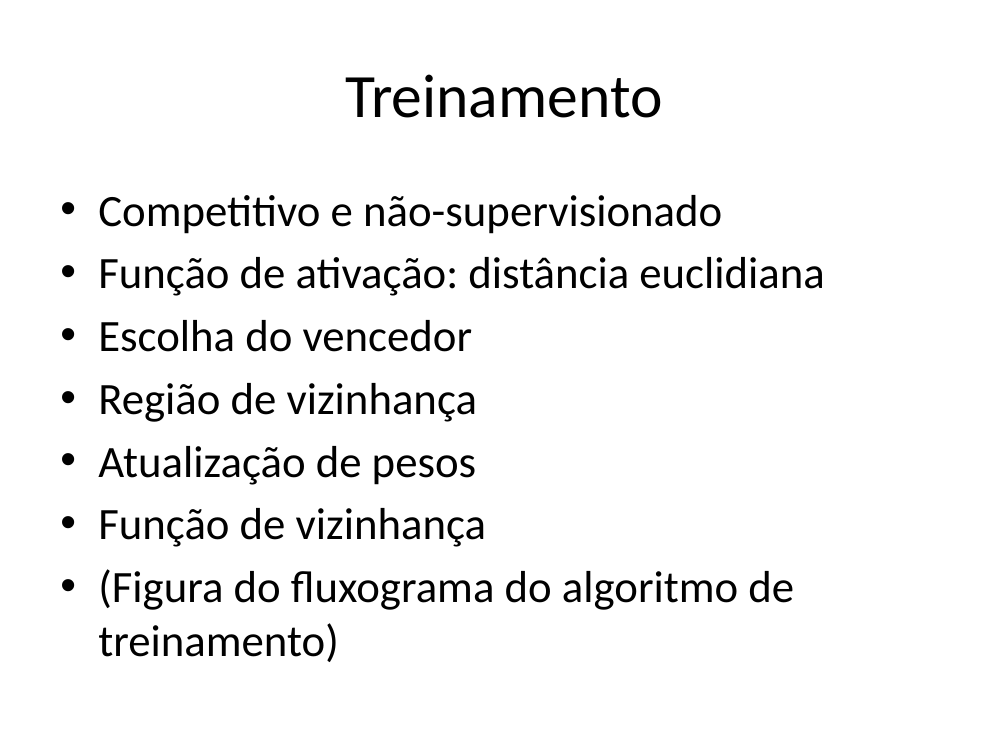
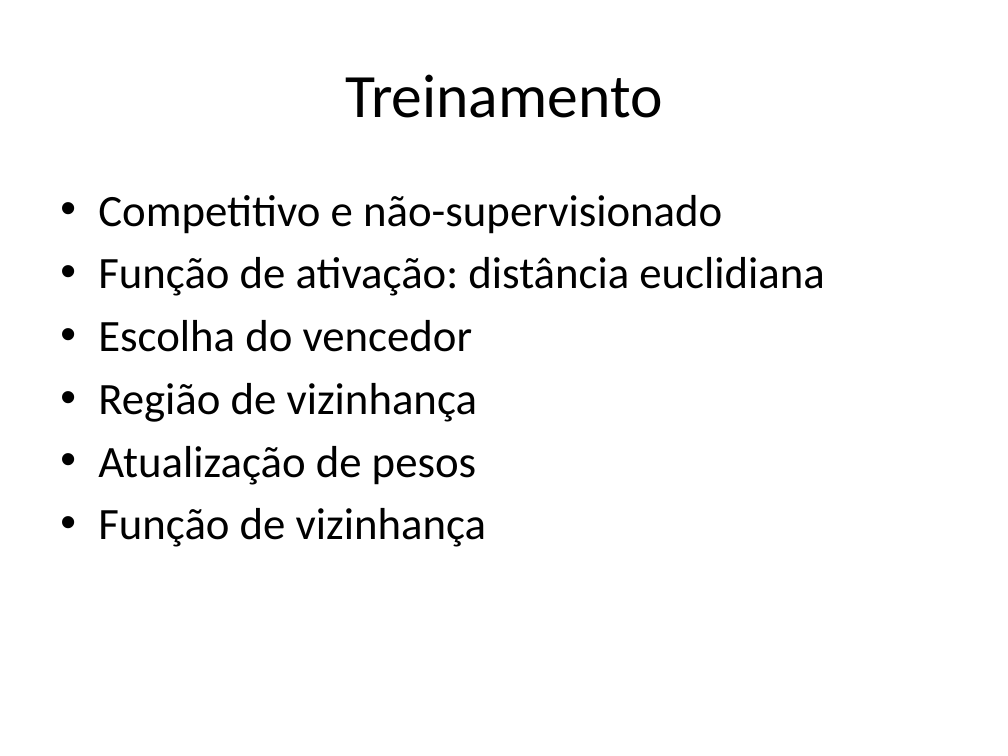
Before and after one commit to andersonberg/srsom, a slide deck: slide 19 of Apresentação/TCC_AndersonBerg_Apresentação_20091206_V1.pptx (slide 18 before the commit). Drawn at 1008x756 pixels with LibreOffice and Linux fonts; fonts in the diff are those of the drawing. Boxes give left, top, right and bottom in pixels: in the first picture for what was removed or moved away, otherwise in the second. Text is boxed around its words. In the diff, an @@ line names an element or a change of style, - is before the commit and + after.

```diff
--- a/Apresentação/TCC_AndersonBerg_Apresentação_20091206_V1.pptx
+++ b/Apresentação/TCC_AndersonBerg_Apresentação_20091206_V1.pptx
@@ text at [98, 569, 794, 662]: paragraph removed @@
-• (Figura do fluxograma do algoritmo de treinamento)
```
Also in this commit, not shown: 8 other slides changed, 2 slides added, 2 slides removed, 1 other file.
